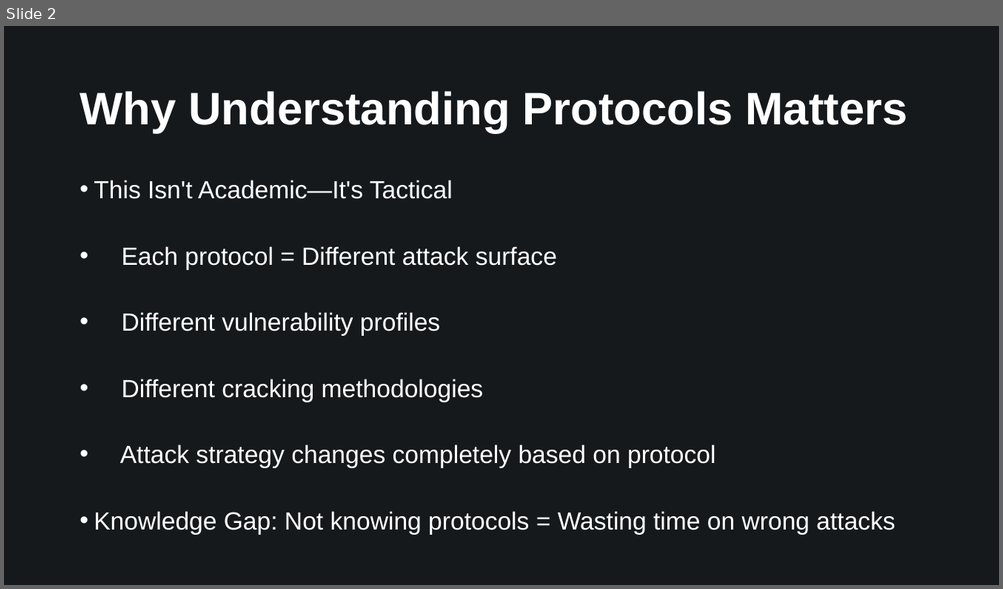
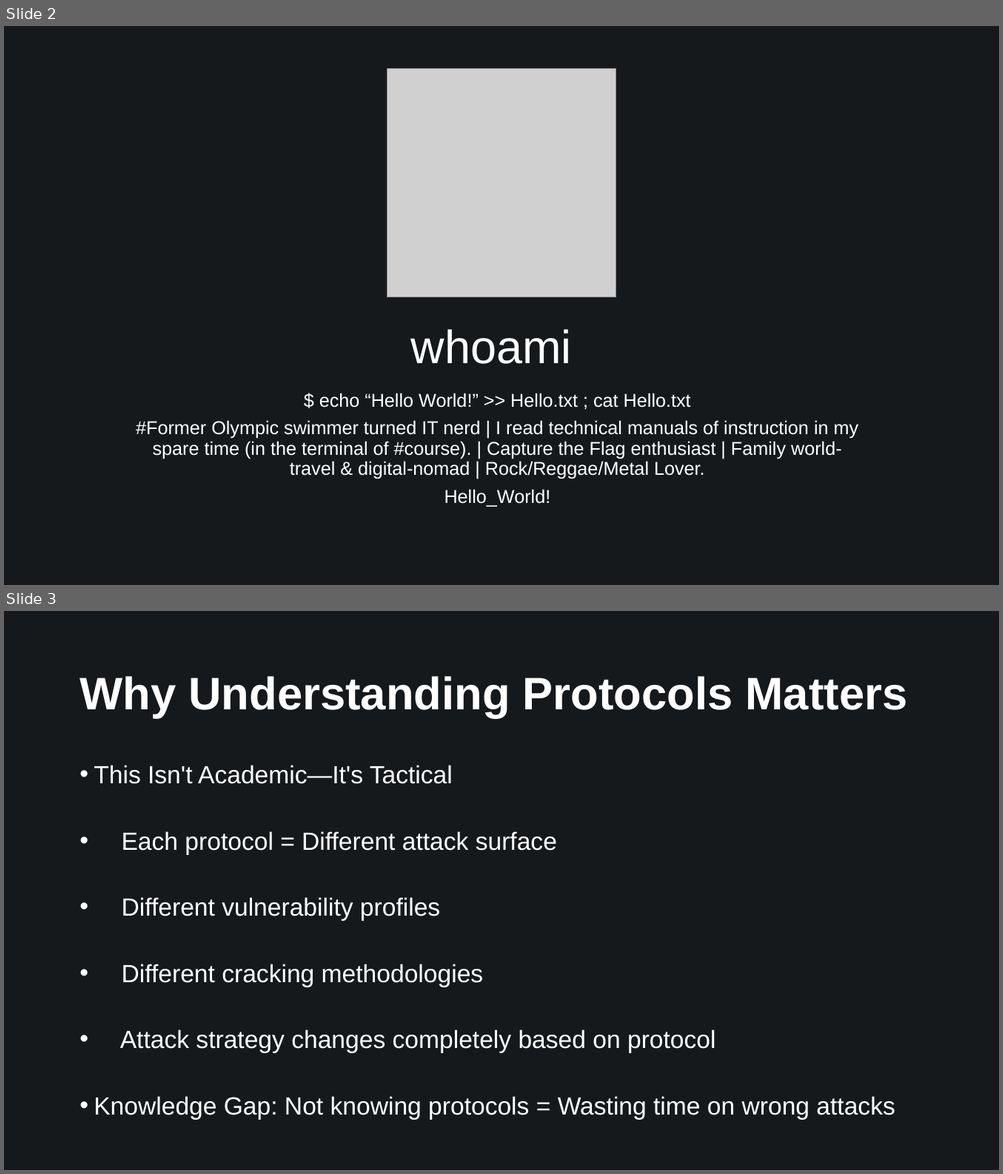
Before and after one commit to stefan-hacks/til, a slide deck: wifi-hacking-presentation.pptx. Shown one above the other, each under a label of ours: slide 2 before the commit, slides 2 and 3 after it. The pictures are 1003x589 and 1003x1174 pixels, drawn with LibreOffice and Linux fonts; fonts in the diff are those of the drawing; grey boxes stand for pictures. Boxes give left, top, right and bottom in pixels: in the first picture for what was removed or moved away, otherwise in the second. Text is boxed around its words. In the diff, an @@ line names an element or a change of style, - is before the commit and + after.

```diff
--- a/wifi-hacking-presentation.pptx
+++ b/wifi-hacking-presentation.pptx
@@ slide 2 added at bbox=[4, 26, 999, 585], background #16191C @@
@@ picture added at bbox=[387, 68, 616, 297] @@
@@ title added at bbox=[411, 329, 572, 364], 45 pt, text #FFFFFF @@
+whoami
@@ subtitle added at bbox=[136, 393, 859, 507], 18 pt, text #FFFFFF @@
+$ echo “Hello World!” >> Hello.txt ; cat Hello.txt
+#Former Olympic swimmer turned IT nerd | I read technical manuals of instruction in my spare time (in the terminal of #course). | Capture the Flag enthusiast | Family world-travel & digital-nomad | Rock/Reggae/Metal Lover.
+Hello_World!
@@ what was slide 2 is now slide 3 @@
```
Also in this commit, not shown: 1 slide changed, 1 other slide added, 1 slide removed.
